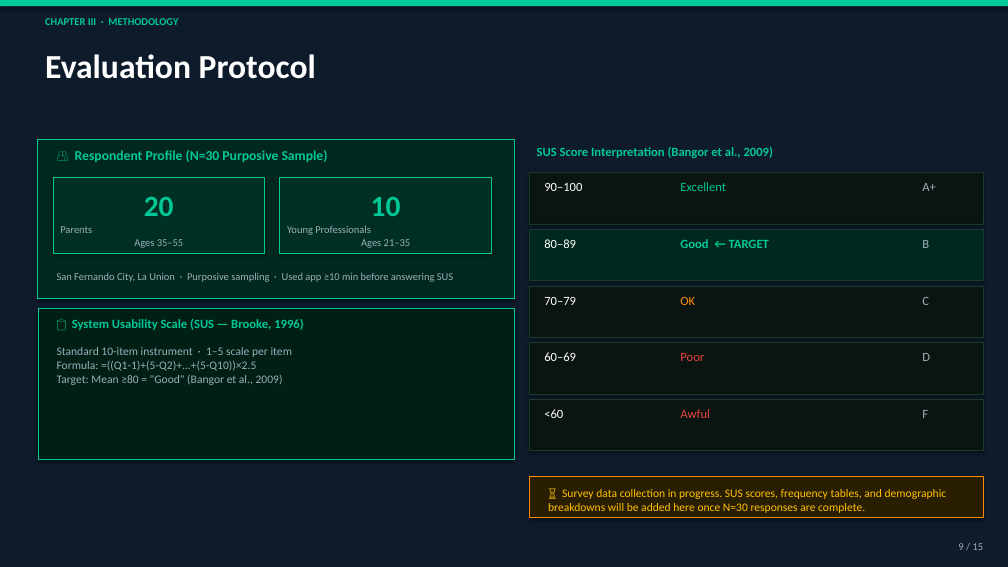
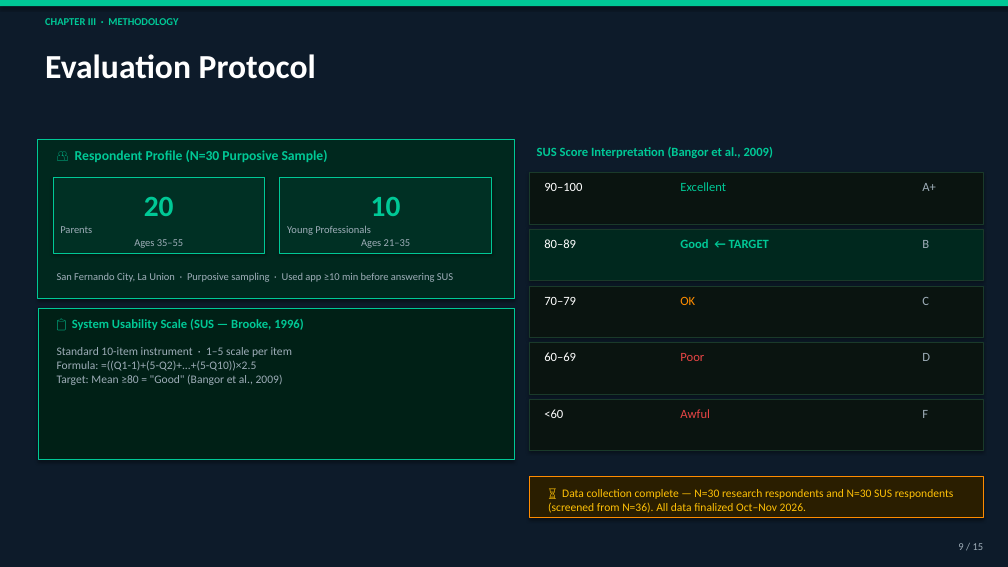
Before and after one commit to Zushikina-kun/smartspend-app, a slide deck: slide 9 of docs/capstone/SmartSpend_Defense_Presentation.pptx. Drawn at 1008x567 pixels with LibreOffice and Linux fonts; fonts in the diff are those of the drawing. Boxes give left, top, right and bottom in pixels: in the first picture for what was removed or moved away, otherwise in the second. Text is boxed around its words. In the diff, an @@ line names an element or a change of style, - is before the commit and + after.

```diff
--- a/docs/capstone/SmartSpend_Defense_Presentation.pptx
+++ b/docs/capstone/SmartSpend_Defense_Presentation.pptx
@@ text at [548,489,954,513]: text changed @@
-⏳ Survey data collection in progress. SUS scores, frequency tables, and demographic breakdowns will be added here once N=30 responses are complete.
+⏳ Data collection complete — N=30 research respondents and N=30 SUS respondents (screened from N=36). All data finalized Oct–Nov 2026.
```
Also in this commit, not shown: 5 other slides changed, 6 other files.
